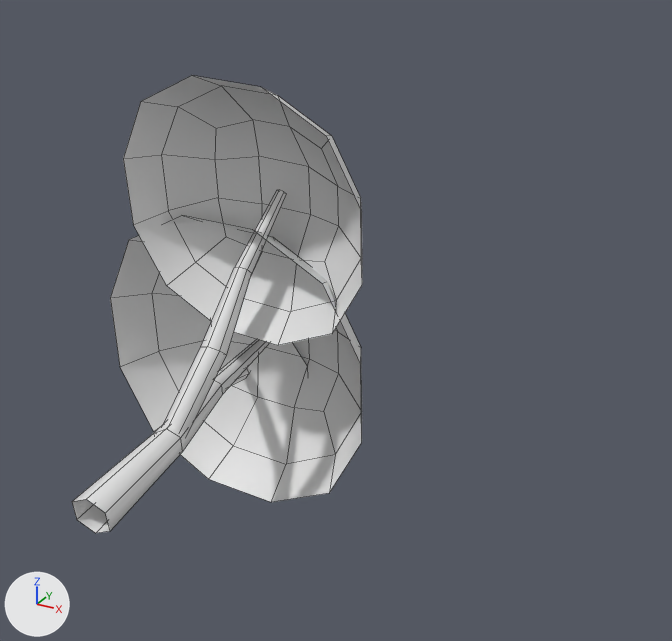
The Blender file Assets/Meshes/Trees.blend, before and after one commit.
The view is the same before and after, from a camera (50 mm lens) standing at (4.96, -4.81, 4.57) and looking at (0.72, 2.9, 0.71). The axes (+X, +Y, +Z) are drawn at lower left. The lights are the same throughout. Mesh edges are drawn as thin lines.

The first picture shows 'Tree_01_03'.
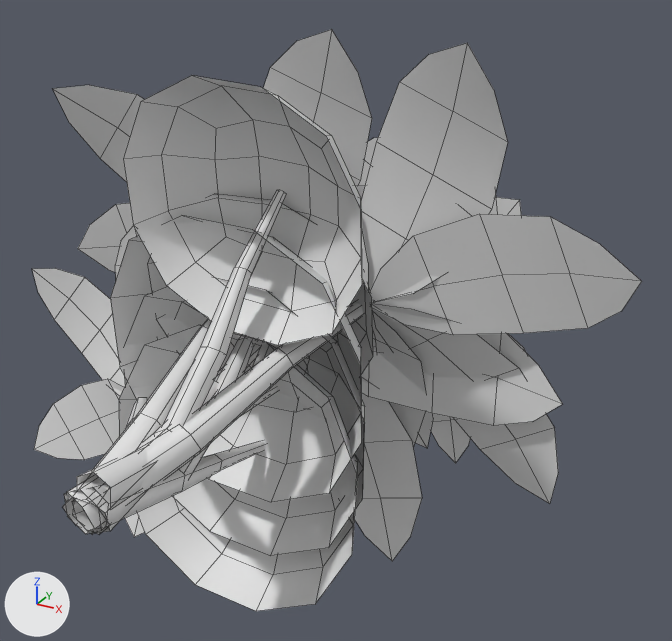
Commit message: add second three branch tree

Where the change shows, as pixel boxes [x1, y1, x2, y2] in the pictures (672 x 641 px):
```json
{"object": "Tree_02_02", "change": "shown", "after": [66, 43, 642, 534]}
{"object": "Tree_02_03", "change": "added", "after": [32, 29, 526, 537]}
{"object": "Tree_01_02", "change": "shown", "after": [72, 194, 373, 611]}
{"object": "Tree_02_01", "change": "shown", "after": [64, 193, 562, 561]}
{"object": "Tree_01_01", "change": "shown", "after": [77, 279, 365, 555]}
```

Scene script edits in JSON lines:
```json
{"op": "add", "block": "me_cylinder_002", "code": ["me_cylinder_002 = bpy.data.meshes.new('Cylinder.002')", "me_cylinder_002.from_pydata(...)  # 342 vertices, 198 faces; spans x -3.61..2.63, y -0.22..4.93, z -2.93..3.58", "me_cylinder_002.polygons.foreach_set('use_smooth', [True] * 198)"]}
{"op": "remove", "block": "ob_tree_02_01", "code": "ob_tree_02_01.hide_viewport = True"}
{"op": "remove", "block": "ob_tree_01_01", "code": "ob_tree_01_01.hide_viewport = True"}
{"op": "remove", "block": "ob_tree_02_02", "code": "ob_tree_02_02.hide_viewport = True"}
{"op": "remove", "block": "ob_tree_01_02", "code": "ob_tree_01_02.hide_viewport = True"}
{"op": "add", "block": "ob_tree_02_03", "code": ["ob_tree_02_03 = bpy.data.objects.new('Tree_02_03', me_cylinder_002)", "ob_tree_02_03.location = (0.0, 0.0, 0.0)"]}
```
